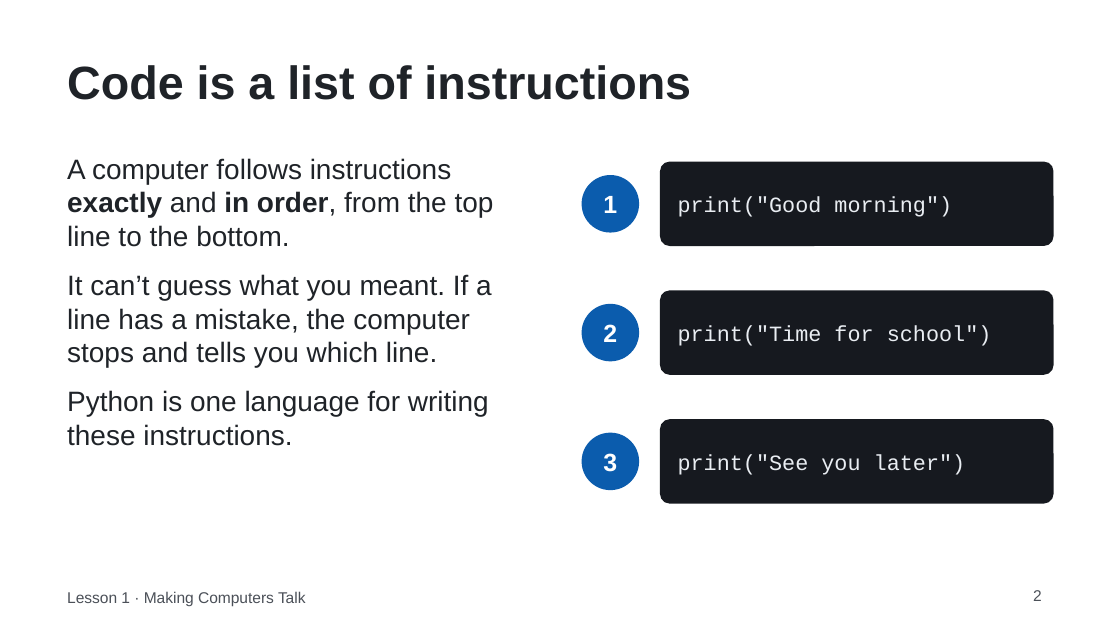
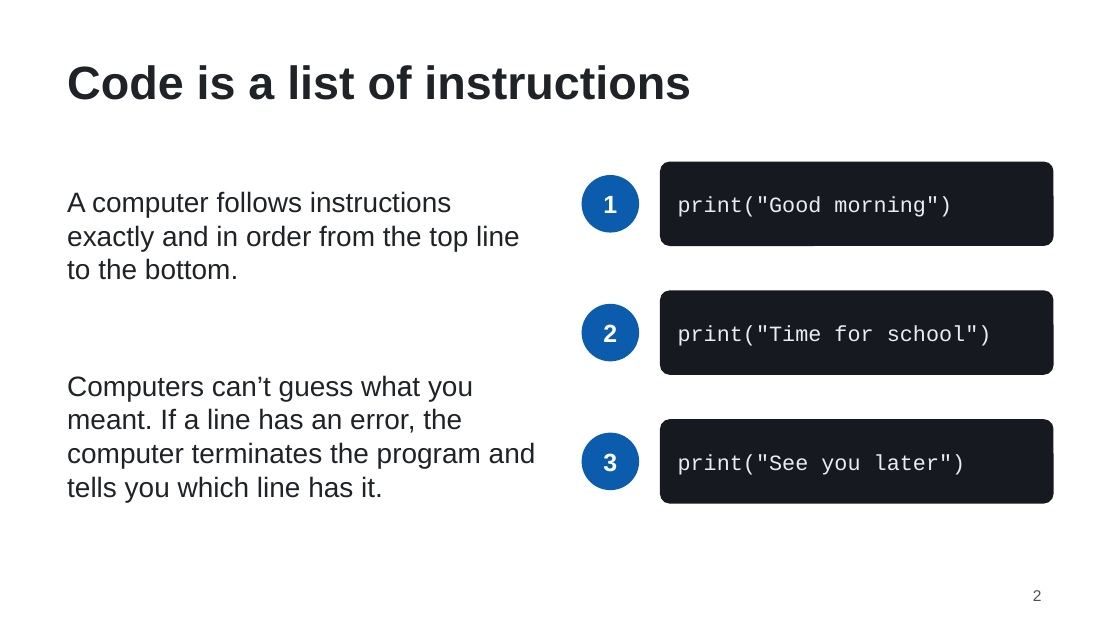
Before and after one commit to FrankD64/chatbot-lesson, a slide deck: slide 2 of assets/slides/Lesson1_Making_Computers_Talk.pptx. Drawn at 1120x630 pixels with LibreOffice and Linux fonts; fonts in the diff are those of the drawing. Boxes give left, top, right and bottom in pixels: in the first picture for what was removed or moved away, otherwise in the second. Text is boxed around its words. In the diff, an @@ line names an element or a change of style, - is before the commit and + after.

```diff
--- a/assets/slides/Lesson1_Making_Computers_Talk.pptx
+++ b/assets/slides/Lesson1_Making_Computers_Talk.pptx
@@ text at bbox=[67, 191, 536, 502]: text changed @@
-A computer follows instructions exactly and in order, from the top line to the bottom.
-It can’t guess what you meant. If a line has a mistake, the computer stops and tells you which line.
-Python is one language for writing these instructions.
+A computer follows instructions exactly and in order from the top line to the bottom.
+Computers can’t guess what you meant. If a line has an error, the computer terminates the program and tells you which line has it.
@@ rectangle added at bbox=[48, 571, 333, 623], fill #FFFFFF, outline #FFFFFF 0.75 pt @@
@@ text removed at bbox=[67, 591, 306, 606] @@
-Lesson 1 · Making Computers Talk
```
Also in this commit, not shown: 6 other slides changed, 3 other files.
